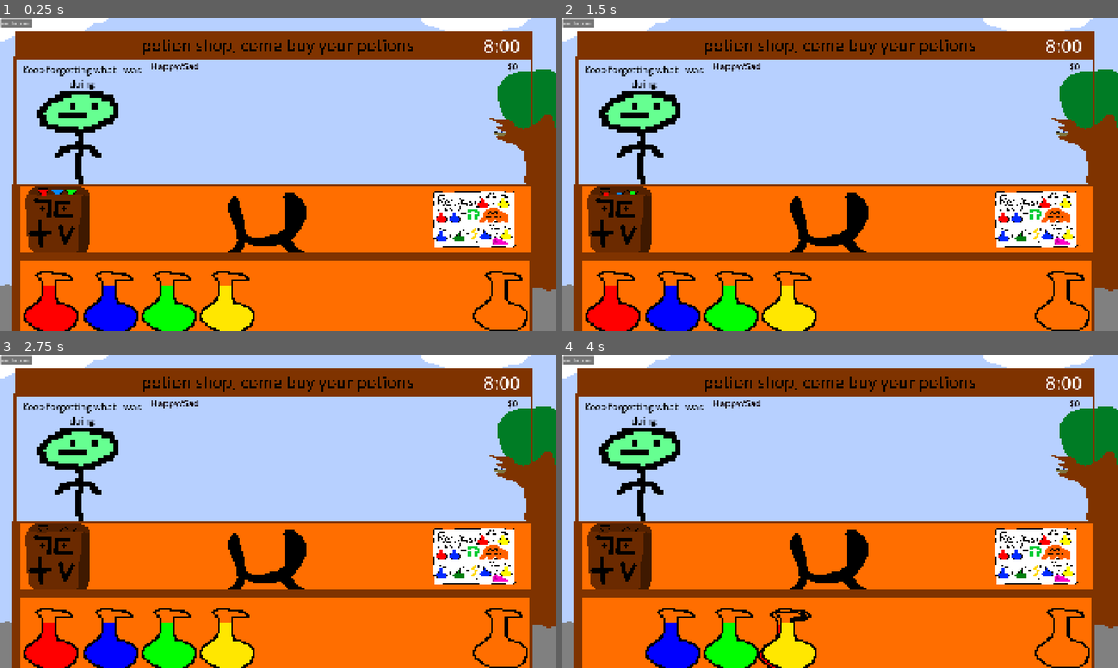
Above: before the commit, frames 1-4 (two rows, left to right).
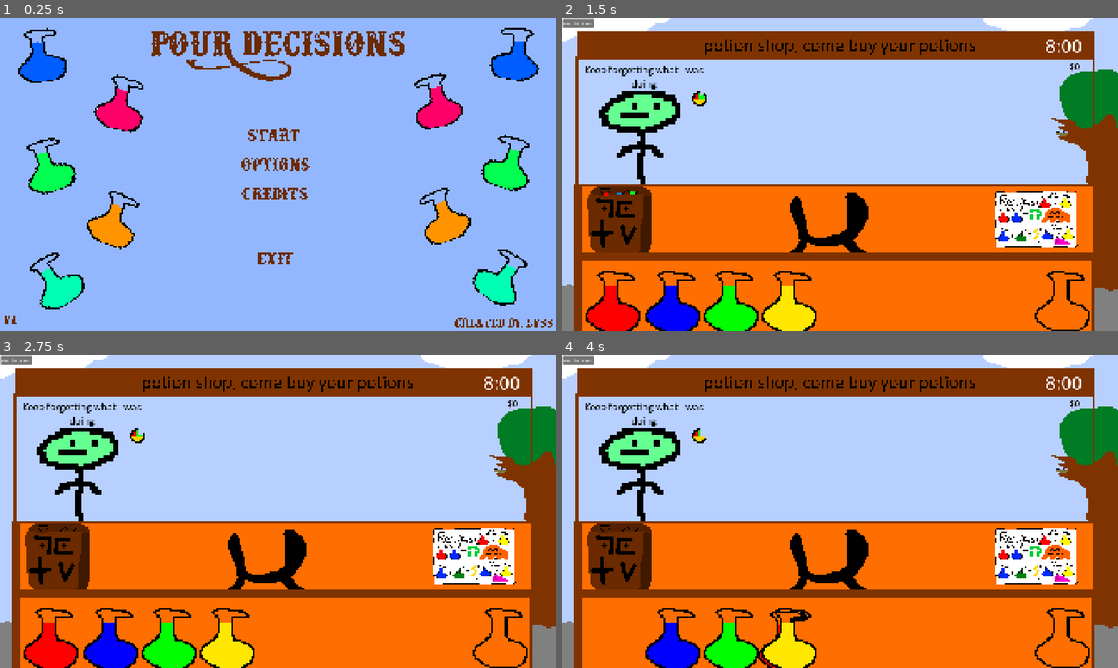
Above: after the commit, the same moments.

Repository: GreyChaos/pour-decisions
Game: Godot game, scene res://scenes/main_menu.tscn
The game is run twice, just before and just after one commit, with the same random seed, the same clock (stepped at 60 frames per second) and the same inputs. Before the commit the project starts from res://scenes/game.tscn.
Inputs (mouse positions are in pixels of both pictures, inside the frame that each line leads up to):
- Up to frame 1 (0.25 s): no input
- Up to frame 2 (1.5 s): click (834, 136) at 0.52 s; click (617, 218) at 1.25 s
- Up to frame 3 (2.75 s): click (55, 555) at 2 s
- Up to frame 4 (4 s): click (617, 555) at 2.75 s; tap Enter at 3.5 s; drag from (612, 636) to (789, 636) at 3.52 s

The runs differ from the first frame. In frame 1, 98% of the frame differs, in the area x 0-100%, y 0-100%; in frame 2, 0.2%; in frame 3, 0.2%; in frame 4, 0.2%.

Commit message:
Customers now get impatient
- 10 Seconds of waiting and the current customer leaves
- Main Menu is now the starting scene

Diff:
--- a/project.godot
+++ b/project.godot
@@ -11,7 +11,7 @@
 [application]
 
 config/name="Pour Decisions"
-run/main_scene="res://scenes/game.tscn"
+run/main_scene="uid://cjsagciq0nfra"
 config/features=PackedStringArray("4.6", "Forward Plus")
 boot_splash/show_image=false
 
--- a/scenes/customer.tscn
+++ b/scenes/customer.tscn
@@ -4,6 +4,7 @@
 [ext_resource type="Script" uid="uid://cvewotqr7p74w" path="res://scripts/customer.gd" id="1_xss0h"]
 [ext_resource type="AudioStream" uid="uid://csxgg0e07wxye" path="res://assets/audio/Happy Customer.wav" id="3_rjbu2"]
 [ext_resource type="AudioStream" uid="uid://c8ypxkjswq6cn" path="res://assets/audio/Upset Customer.wav" id="4_qqxhk"]
+[ext_resource type="Texture2D" uid="uid://b542hcwu5nqrm" path="res://assets/patience.png" id="5_qqxhk"]
 
 [sub_resource type="AtlasTexture" id="AtlasTexture_xss0h"]
 atlas = ExtResource("1_ktfjk")
@@ -109,3 +110,17 @@
 [node name="Upset Sound" type="AudioStreamPlayer2D" parent="." unique_id=1200460577]
 stream = ExtResource("4_qqxhk")
 bus = &"Effects"
+
+[node name="Patience" type="Timer" parent="." unique_id=140146820]
+wait_time = 10.0
+autostart = true
+
+[node name="TextureProgressBar" type="TextureProgressBar" parent="." unique_id=603268600]
+offset_left = 171.0
+offset_top = -161.0
+offset_right = 221.0
+offset_bottom = -111.0
+fill_mode = 5
+texture_progress = ExtResource("5_qqxhk")
+
+[connection signal="timeout" from="Patience" to="." method="_on_patience_timeout"]
--- a/scenes/game.tscn
+++ b/scenes/game.tscn
@@ -67,15 +67,6 @@
 [node name="Customer" parent="." unique_id=1308236668 instance=ExtResource("5_iywne")]
 position = Vector2(-681, -125)
 
-[node name="HappySad" type="Label" parent="." unique_id=1886973943]
-offset_left = -440.0
-offset_top = -396.0
-offset_right = -305.0
-offset_bottom = -295.0
-theme_override_colors/font_color = Color(0.047058824, 0, 0, 1)
-theme_override_font_sizes/font_size = 32
-text = "Happy/Sad"
-
 [node name="Money" type="Label" parent="." unique_id=1718579348]
 offset_left = 792.0
 offset_top = -395.0
--- a/scripts/bottle.gd
+++ b/scripts/bottle.gd
@@ -66,14 +66,12 @@
 			# Give to customer
 			if area_2d.get_overlapping_areas():
 				if potion == GameManager.current_customer.potion_wanted:
-					$"../../HappySad".text = "Good job!"
 					GameManager.current_customer.play_sound(true)
 					GameManager.happy_customers_today += 1
 					GameManager.money += GameManager.current_customer.potion_wanted.sell_price
 					GameManager.total_money_today += GameManager.current_customer.potion_wanted.sell_price
 					$"../../Money".text = "$" + str(GameManager.money)
 				else:
-					$"../../HappySad".text = "BAD!"
 					GameManager.current_customer.play_sound(false)
 					GameManager.upset_customers_today += 1
 				GameManager.current_customer.new_customer()
--- a/scripts/customer.gd
+++ b/scripts/customer.gd
@@ -9,15 +9,20 @@
 	potion_wanted = GameManager.all_recipes[0]
 	label.text = potion_wanted.symptoms[randi_range(0, potion_wanted.symptoms.size() - 1)]
 	GameManager.current_customer = self
+	$TextureProgressBar.max_value = $Patience.time_left
 	pass # Replace with function body.
 
 
 # Called every frame. 'delta' is the elapsed time since the previous frame.
 func _process(delta: float) -> void:
+	$TextureProgressBar.value = $Patience.time_left
+	if not GameManager.day_active:
+		$Patience.stop()
 	pass
 
 
 func new_customer():
+	$Patience.start()
 	sprite_2d.frame = randi_range(0, sprite_2d.sprite_frames.get_frame_count(sprite_2d.animation) - 1)
 	potion_wanted = GameManager.all_recipes[randi_range(0, GameManager.all_recipes.size() - 1)]
 	label.text = potion_wanted.symptoms[randi_range(0, potion_wanted.symptoms.size() - 1)]
@@ -27,3 +32,9 @@
 		$"Happy Sound".play()
 	else:
 		$"Upset Sound".play()
+
+
+func _on_patience_timeout() -> void:
+	$"Upset Sound".play()
+	GameManager.upset_customers_today += 1
+	new_customer()
--- a/scripts/game.gd
+++ b/scripts/game.gd
@@ -102,6 +102,7 @@
 func _buy_2nd_potion_bag() -> void:
 	if GameManager.money >= 25:
 		GameManager.money -= 25
+		$Money.text = "$" + str(GameManager.money)
 		$"Potion Bag2".visible = true
 		$"Day End/Buy Refills2".queue_free()
 
Binary file added: assets/patience.png
Not shown, added: assets/patience.png.import
